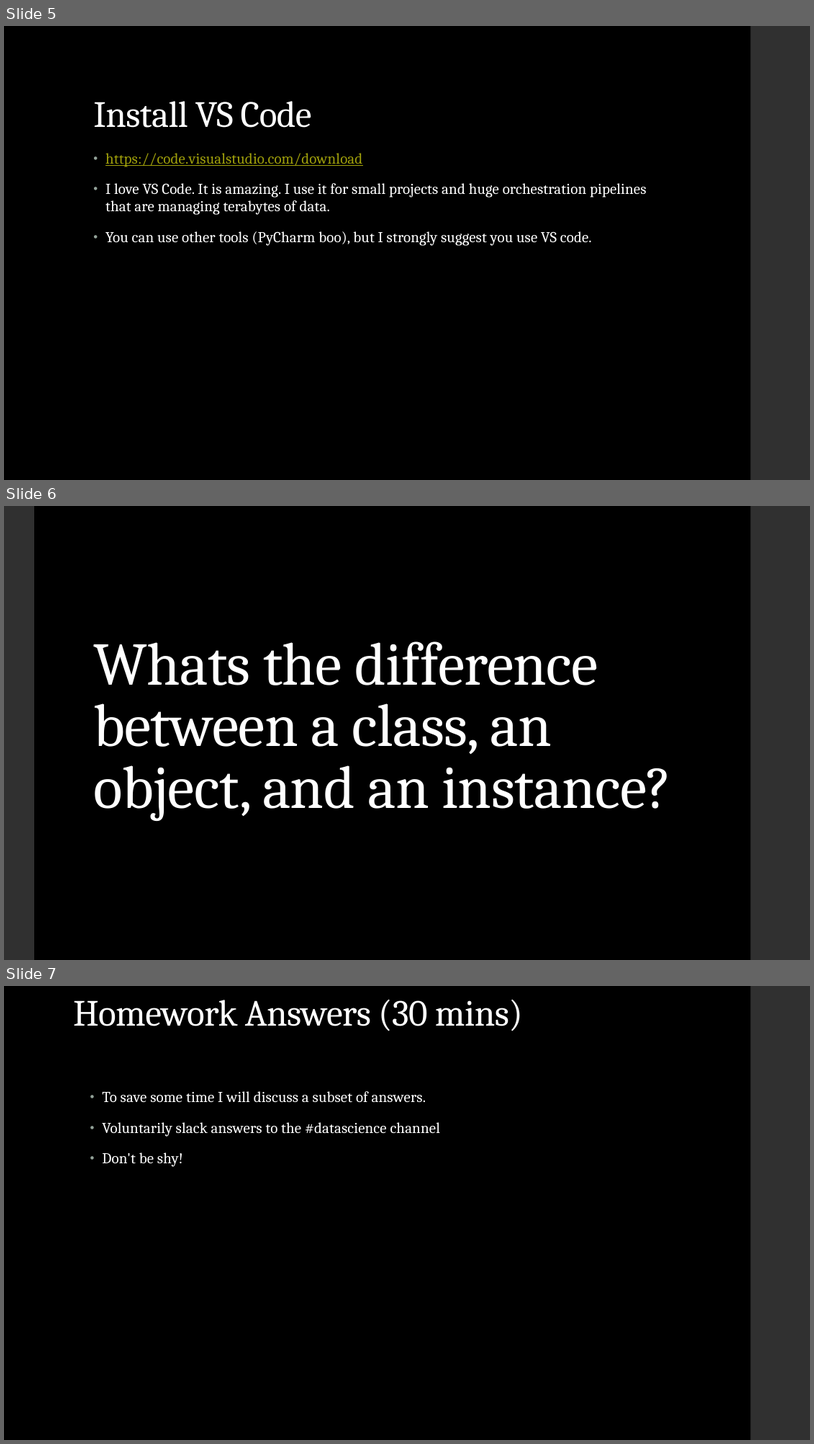
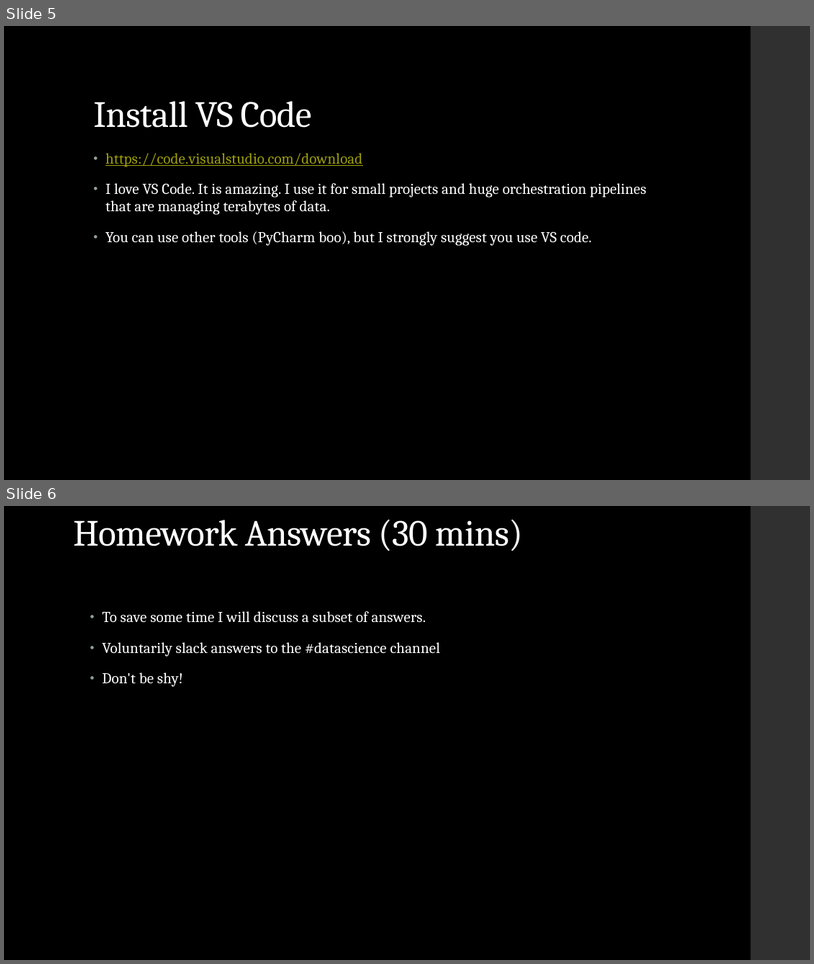
Before and after one commit to LaunchCoderGirlSTL/Data-Science-Assignments, a slide deck: course_material/week_03/week_03_presentation.pptx. Shown one above the other, each under a label of ours: slides 5, 6 and 7 before the commit, slides 5 and 6 after it. The pictures are 814x1444 and 814x964 pixels, drawn with LibreOffice and Linux fonts; fonts in the diff are those of the drawing. Boxes give left, top, right and bottom in pixels: in the first picture for what was removed or moved away, otherwise in the second. Text is boxed around its words. In the diff, an @@ line names an element or a change of style, - is before the commit and + after.

Commit message:
week 3 class, hw, ppt

```diff
--- a/course_material/week_03/week_03_presentation.pptx
+++ b/course_material/week_03/week_03_presentation.pptx
@@ slide 6 removed at (4, 506, 810, 960), background #000000; not listed: 1 template element that a slide beside it also shows @@
@@ rectangle removed at (4, 506, 34, 960) @@
@@ title removed at (93, 641, 672, 821) @@
-Whats the difference between a class, an object, and an instance?
@@ what was slide 7 is now slide 6 @@
```
Also in this commit, not shown: 3 slides changed, 1 other file.
